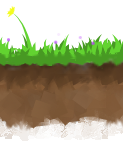
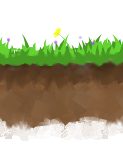
Layers edited between the first and the second 123 x 150 image:
painted on "New Layer#3" over [6, 5, 86, 62]
